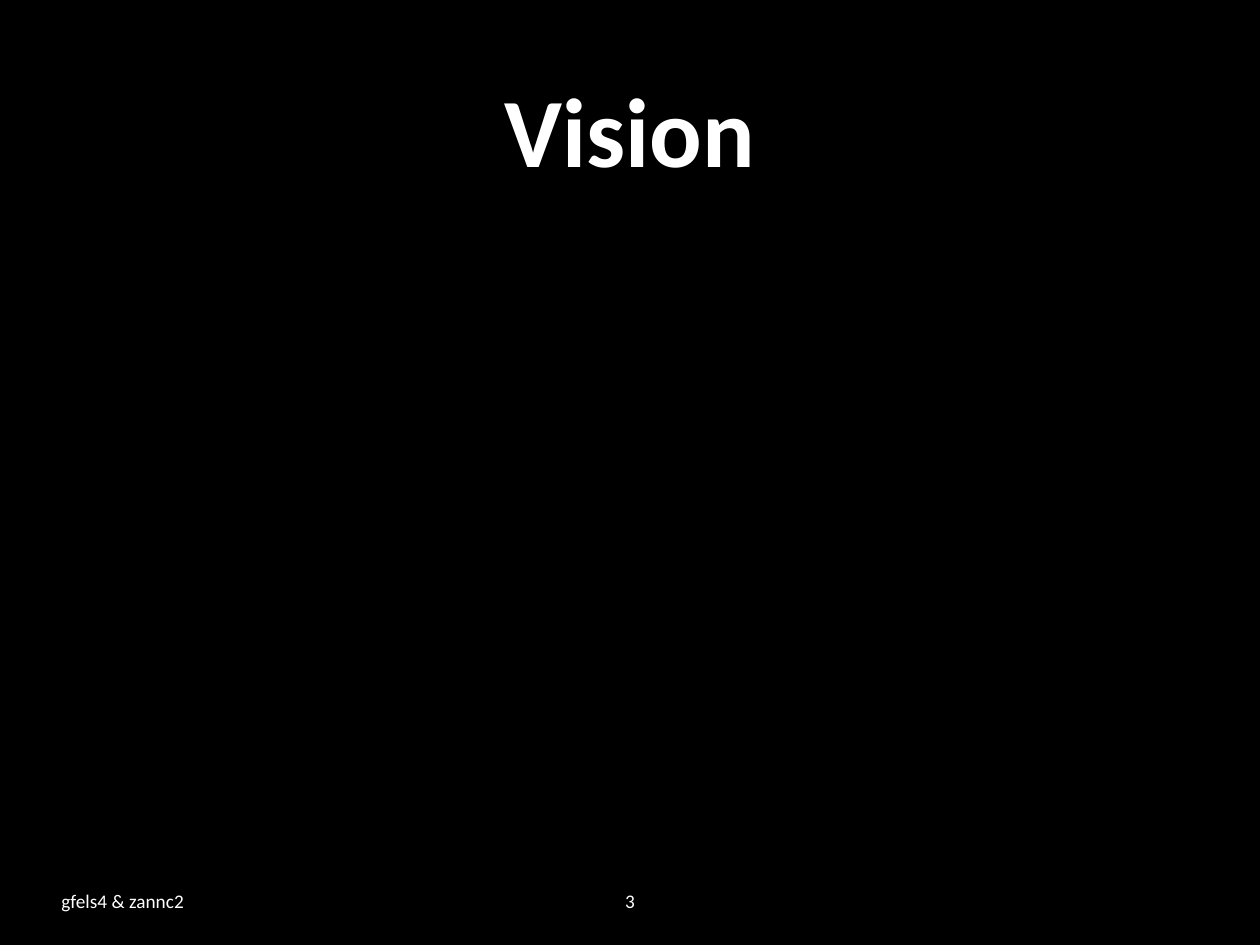
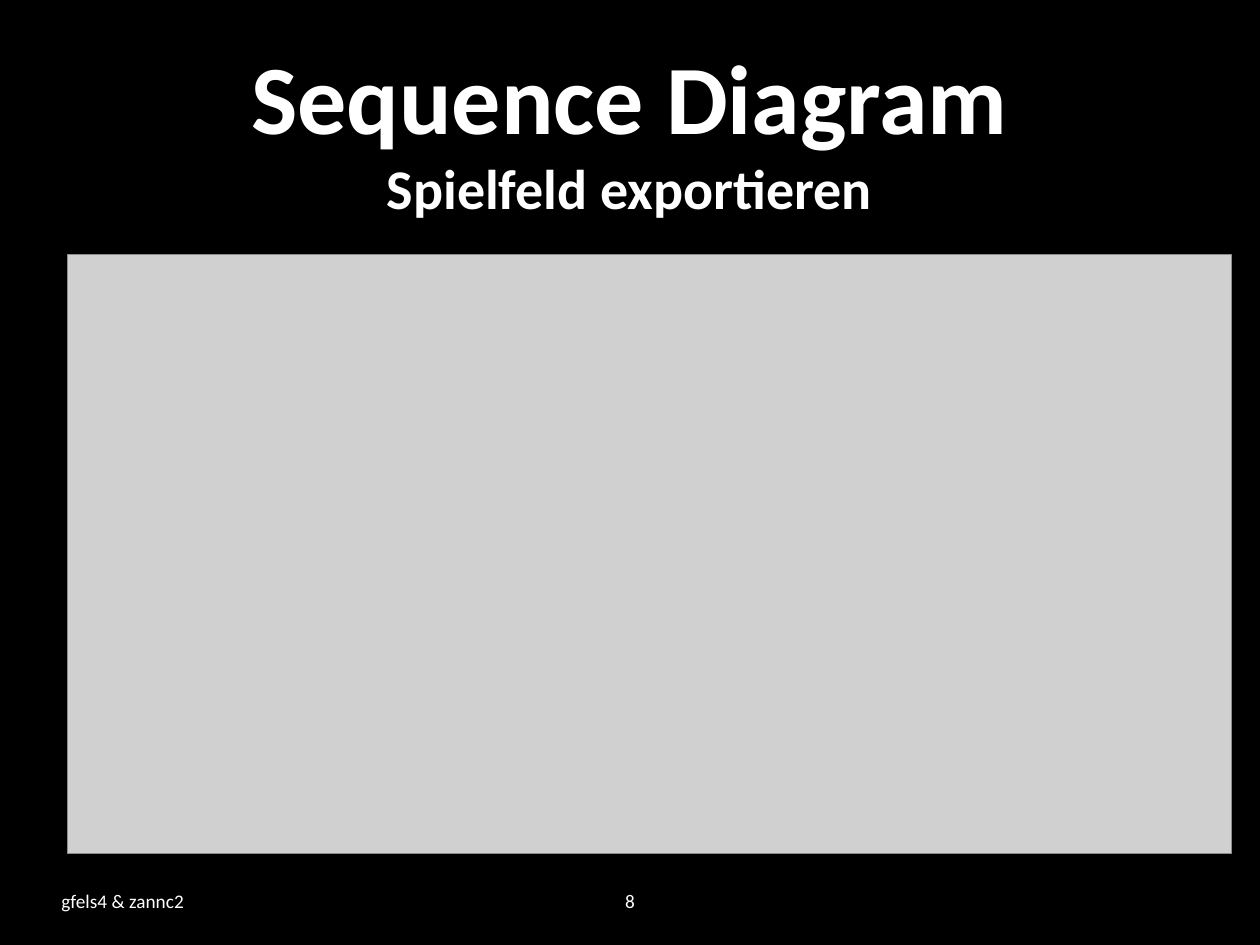
Before and after one commit to zannc2/SearchRobot, a slide deck: slide 8 of SearchRobot/doc/presentation.pptx (slide 3 before the commit). Drawn at 1260x945 pixels with LibreOffice and Linux fonts; fonts in the diff are those of the drawing; grey boxes stand for pictures; background and template pictures are left out. Boxes give left, top, right and bottom in pixels: in the first picture for what was removed or moved away, otherwise in the second. Text is boxed around its words. In the diff, an @@ line names an element or a change of style, - is before the commit and + after.

```diff
--- a/SearchRobot/doc/presentation.pptx
+++ b/SearchRobot/doc/presentation.pptx
@@ title at (251, 65, 1007, 218): text changed; size 56 to 32 pt @@
-Vision
+Sequence Diagram
+Spielfeld exportieren
@@ picture added at (67, 255, 1231, 853) @@
@@ page number at (625, 895, 635, 908): text changed @@
-3
+8
```
Also in this commit, not shown: 2 other slides changed, 3 slides added, 17 other files.
